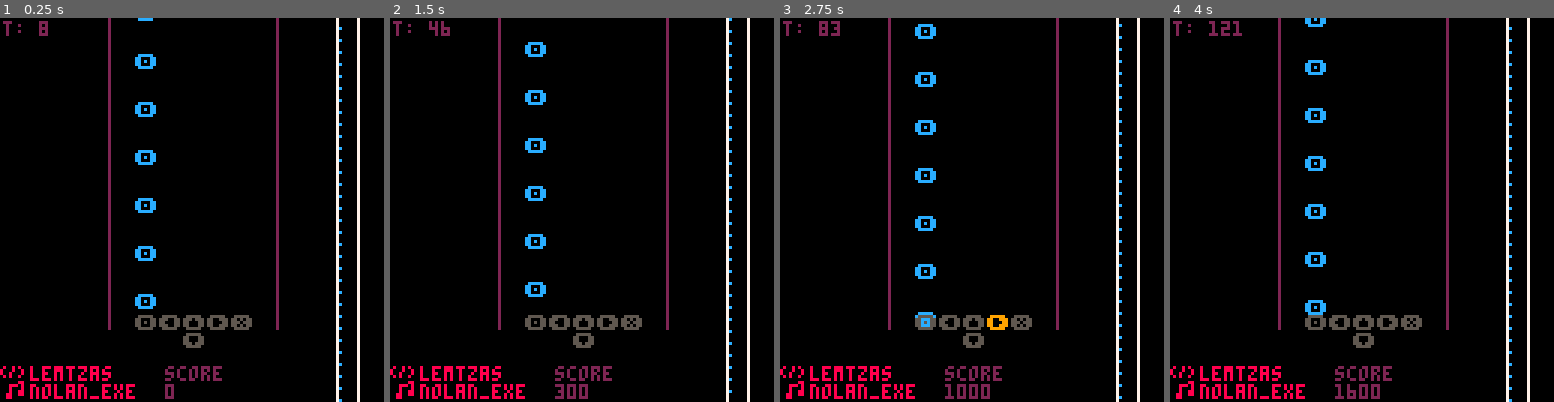
Above: before the commit, frames 1-4 (left to right).
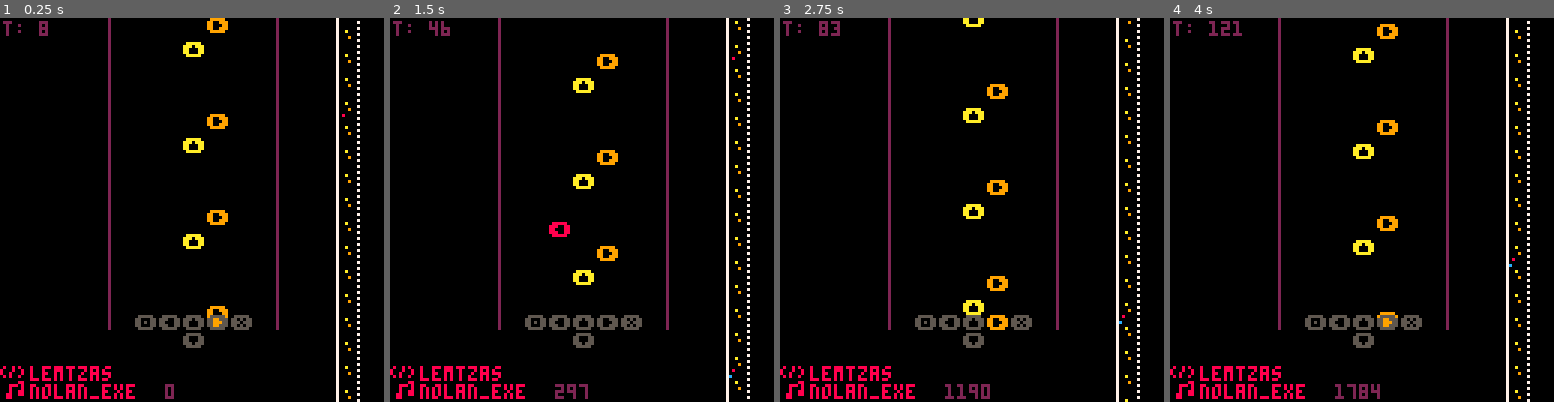
Above: after the commit, the same moments.

Repository: lemtzas/pico-beats
Game: PICO-8 cartridge beats.p8
The game is run twice, just before and just after one commit, with the same random seed, the same clock (stepped at 60 frames per second) and the same inputs.
Inputs:
- Up to frame 1 (0.25 s): no input
- Up to frame 2 (1.5 s): tap X (X key) at 0.33, 1.07 s; tap O (Z key) at 0.7 s
- Up to frame 3 (2.75 s): hold Right 1.6-2.1 s; tap O (Z key) at 1.7, 2.1, 2.5 s; tap X (X key) at 1.85 s; hold Up 2.15-2.42 s; hold Right from 2.47 s (still down)
- Up to frame 4 (4 s): tap O (Z key) at 2.9, 3.3, 3.7 s; tap X (X key) at 2.97 s; release Right at 3.03 s; hold Left 3.08-3.58 s; hold Down 3.63-3.97 s

The runs differ from the first frame. In frame 1, 3.0% of the frame differs, in the area x 35-94%, y 0-100%; in frame 2, 3.0%; in frame 3, 3.1%; in frame 4, 3.1%.

Commit message:
reducing tokens. p much done

Diff:
--- a/beats.p8
+++ b/beats.p8
@@ -4,6 +4,8 @@
 
 ------------------------- dat --
 local t = 0
+local factor = 2 -- high = slow
+local lasttxt = ""
 local score = 0
 local active = {}
 local measurey = -90
@@ -26,14 +28,14 @@
 
 ------------------------ init --
 function _init()
-
+ sfx(0)
 end
 
 ---------------------- update --
 function _update()
 t=min(t+1, 4096)
 
-rate = t/2 -- higher = slower
+rate = t/factor
 offset = flr(rate)
 
 cls(); beat_map()
@@ -63,19 +65,20 @@
  if onnow then
   if b.active.sustained then
    score = score + 1
+   lasttxt = "+1"
   end
   if not b.on then
-   for j=0,5 do
-    if active[i][j] or active[i][j] then
-     score = score + 100 - 10*j
+   for j=0,5/factor do
+    local early = active[i][j].new
+    local late = active[i][-j].new
+    if j < 1 then lasttxt = "perfect"; score = score + 99
+    elseif early then lasttxt = "early"
+    elseif late then lasttxt = "late"
+    else lasttxt = "" end
+    if early or late then
+     score = score + 100
      break;
     end
-    -- row = active[i][j]
-    -- if row.new and row.beat then
-    --  row.beat = false
-    --  score = score + (10 - abs(j)) * 10
-    --  break;
-    -- end
    end
   end
  end
@@ -116,7 +119,7 @@
 draw_map()
 
 print("t: "..t,-63,-95,2)
-print("score\n"..score,-9,20,2)
+print(lasttxt.."\n"..score,-9,20,2)
 for i=1,6 do
  b = odat[i]
  circfill(b.x+3, b.y+2, 2,
@@ -265,10 +268,10 @@
 0000000000000000000000000000000000000000000000000000000000000000000000000000000000000000000000000000000000000000000000000000000000000000000000000000000000000000000000000000000000000000000000000000000000000000000000000000000000000000000000000000000000000000
 __map__
 0707070202020202020202020202020200000000210000000000002100000000000000000000000000000000000000000000000000000000000000000000000000000000000000000000000000000000000000000000000000000000000000000000000000000000000000000000000000000000000000000000000000000000
-0707070202020202020202020202020200000000210000000000002100000000000000000000000000000000000000000000000000000000000000000000000000000000000000000000000000000000000000000000000000000000000000000000000000000000000000000000000000000000000000000000000000000000
-0707070202020202020202020202020200000000210000000000002100000000000000000000000000000000000000000000000000000000000000000000000000000000000000000000000000000000000000000000000000000000000000000000000000000000000000000000000000000000000000000000000000000000
-0707070202020202020202020202020200000000210000000000002100000000000000000000000000000000000000000000000000000000000000000000000000000000000000000000000000000000000000000000000000000000000000000000000000000000000000000000000000000000000000000000000000000000
-0707070202020202020202020202020200000000210000000000002100000000000000000000000000000000000000000000000000000000000000000000000000000000000000000000000000000000000000000000000000000000000000000000000000000000000000000000000000000000000000000000000000000000
+0727070202020202020202020202020200000000210000000000002100000000000000000000000000000000000000000000000000000000000000000000000000000000000000000000000000000000000000000000000000000000000000000000000000000000000000000000000000000000000000000000000000000000
+0707070202020202020202020202020200000000210000000000002100000000000000000000000000000000000000000000000000000000000000000000000000000000000000000000000000000000000000000000000000000000000000000000000000000000000000000000000000000000000000000000000000000000
+0707070202020202020202020202020200000000210000000000002100000000000000000000000000000000000000000000000000000000000000000000000000000000000000000000000000000000000000000000000000000000000000000000000000000000000000000000000000000000000000000000000000000000
+1707070202020202020202020202020200000000210000000000002100000000000000000000000000000000000000000000000000000000000000000000000000000000000000000000000000000000000000000000000000000000000000000000000000000000000000000000000000000000000000000000000000000000
 0707070202020202020202020202020200000000210000000000002100000000000000000000000000000000000000000000000000000000000000000000000000000000000000000000000000000000000000000000000000000000000000000000000000000000000000000000000000000000000000000000000000000000
 0707070202020202020202020202020200000000210000000000002100000000000000000000000000000000000000000000000000000000000000000000000000000000000000000000000000000000000000000000000000000000000000000000000000000000000000000000000000000000000000000000000000000000
 0707070202020202020202020202020200000000210000000000002100000000000000000000000000000000000000000000000000000000000000000000000000000000000000000000000000000000000000000000000000000000000000000000000000000000000000000000000000000000000000000000000000000000
Not shown, changed: 22 lines of the sprite sheet (__gfx__) section of beats.p8
Not shown, changed: the sound effects (__sfx__) section of beats.p8
